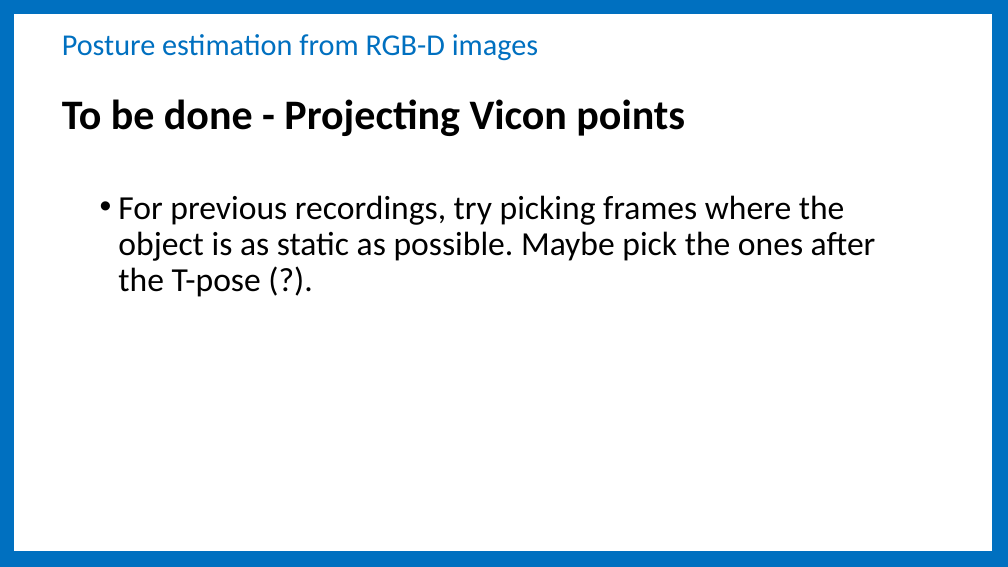
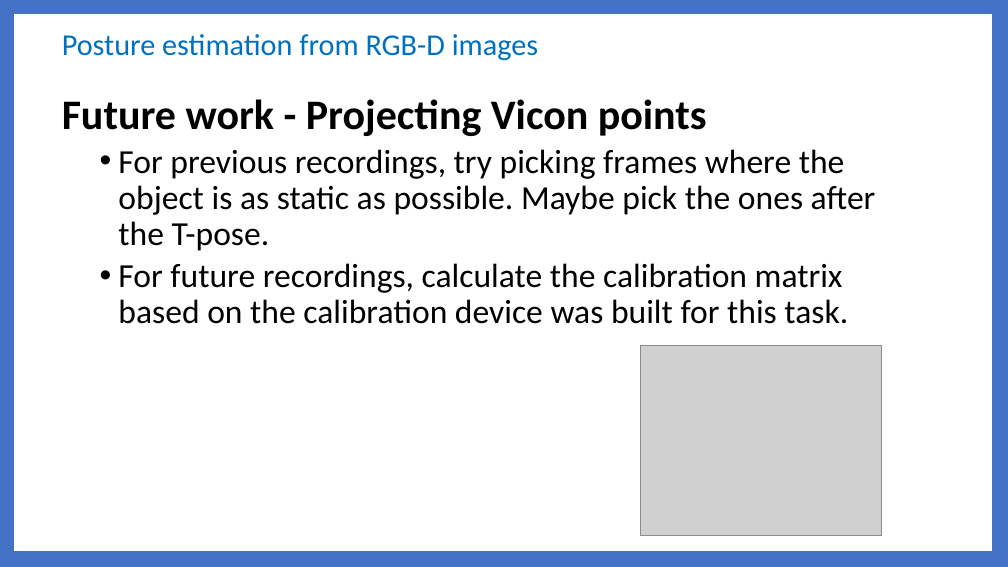
Before and after one commit to Lotemn102/skeleton-RGBDto3D, a slide deck: slide 12 of report/project.pptx (slide 13 before the commit). Drawn at 1008x567 pixels with LibreOffice and Linux fonts; fonts in the diff are those of the drawing; grey boxes stand for pictures. Boxes give left, top, right and bottom in pixels: in the first picture for what was removed or moved away, otherwise in the second. Text is boxed around its words. In the diff, an @@ line names an element or a change of style, - is before the commit and + after.

```diff
--- a/report/project.pptx
+++ b/report/project.pptx
@@ rectangle at (x1=7, y1=6, x2=1000, y2=560): outline #0070C0 15 pt to #4472C4 15 pt @@
@@ text at (x1=62, y1=99, x2=876, y2=324): text changed @@
-To be done - Projecting Vicon points
-  • For previous recordings, try picking frames where the object is as static as possible. Maybe pick the ones after the T-pose (?).
+Future work - Projecting Vicon points
+  • For previous recordings, try picking frames where the object is as static as possible. Maybe pick the ones after the T-pose.
+  • For future recordings, calculate the calibration matrix based on the calibration device was built for this task.
@@ picture added at (x1=641, y1=346, x2=882, y2=536) @@
```
Also in this commit, not shown: 7 other slides changed, 3 slides added, 1 slide removed, 2 other files.
